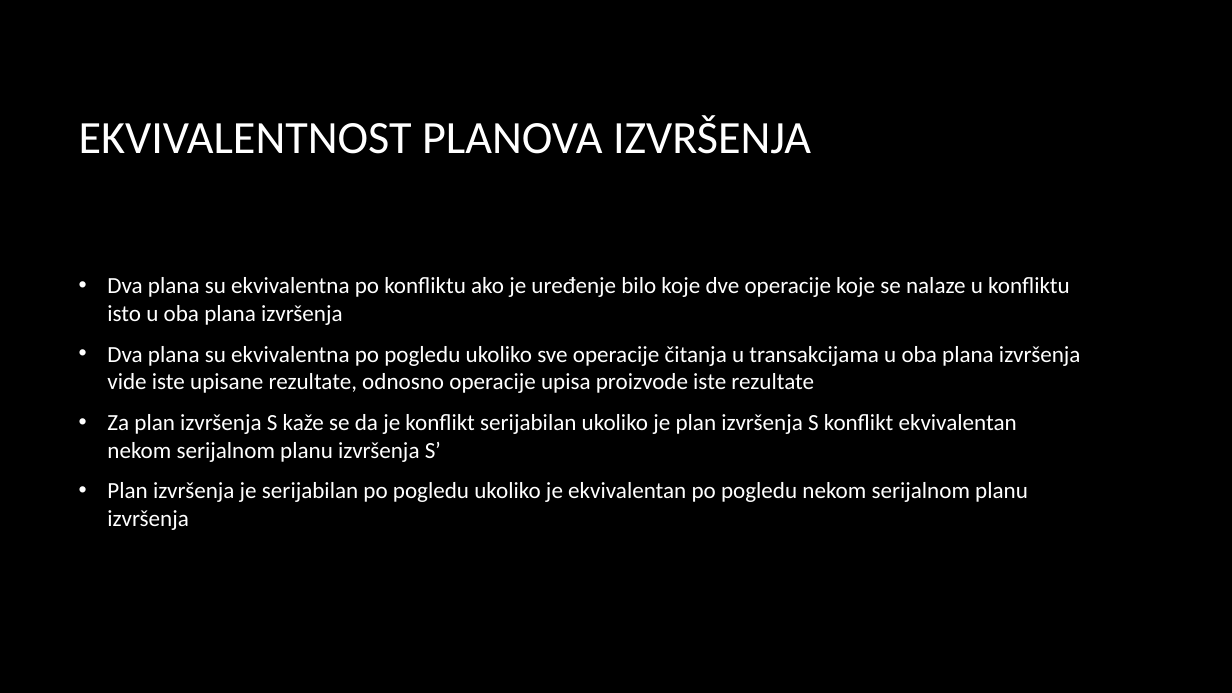
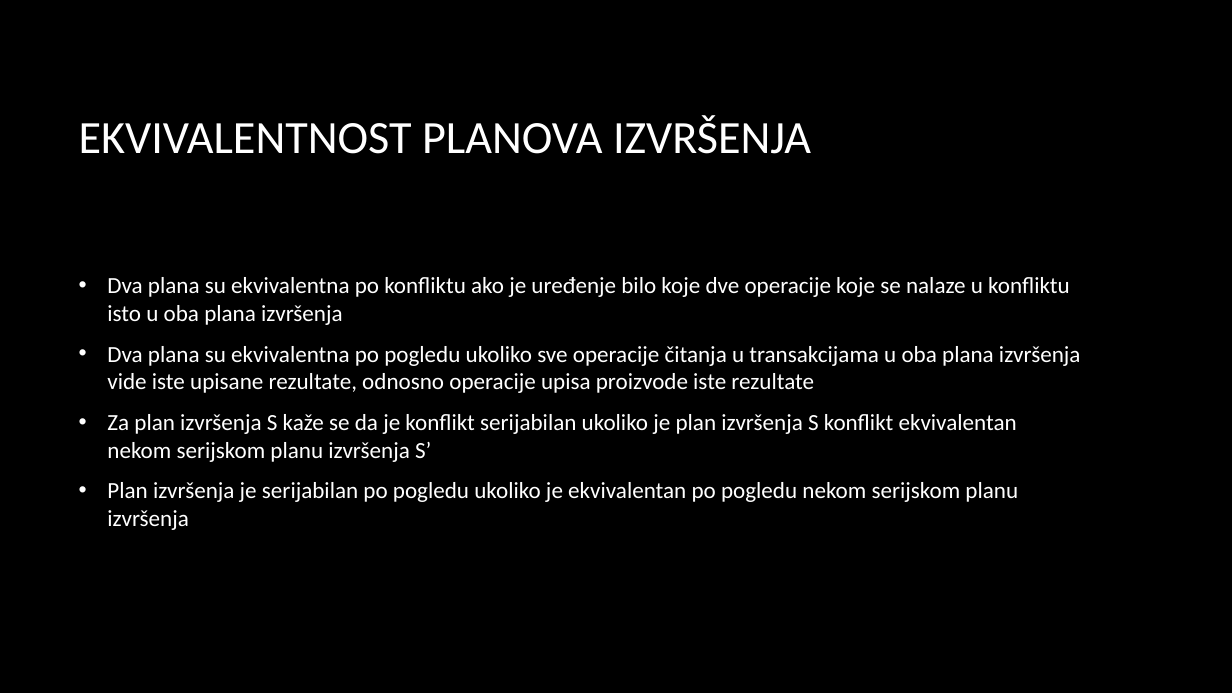
Before and after one commit to Rista5/DBMS, a slide deck: slide 5 of Obrada transakcija/Obrada transakcija.pptx. Drawn at 1232x693 pixels with LibreOffice and Linux fonts; fonts in the diff are those of the drawing; background and template pictures are left out. Boxes give left, top, right and bottom in pixels: in the first picture for what was removed or moved away, otherwise in the second. Text is boxed around its words. In the diff, an @@ line names an element or a change of style, - is before the commit and + after.

```diff
--- a/Obrada transakcija/Obrada transakcija.pptx
+++ b/Obrada transakcija/Obrada transakcija.pptx
@@ text at <box>107,414,1018,530</box>: text changed @@
-• Za plan izvršenja S kaže se da je konflikt serijabilan ukoliko je plan izvršenja S konflikt ekvivalentan nekom serijalnom planu izvršenja S’
-• Plan izvršenja je serijabilan po pogledu ukoliko je ekvivalentan po pogledu nekom serijalnom planu izvršenja
+• Za plan izvršenja S kaže se da je konflikt serijabilan ukoliko je plan izvršenja S konflikt ekvivalentan nekom serijskom planu izvršenja S’
+• Plan izvršenja je serijabilan po pogledu ukoliko je ekvivalentan po pogledu nekom serijskom planu izvršenja
```
Also in this commit, not shown: 2 other slides changed.
